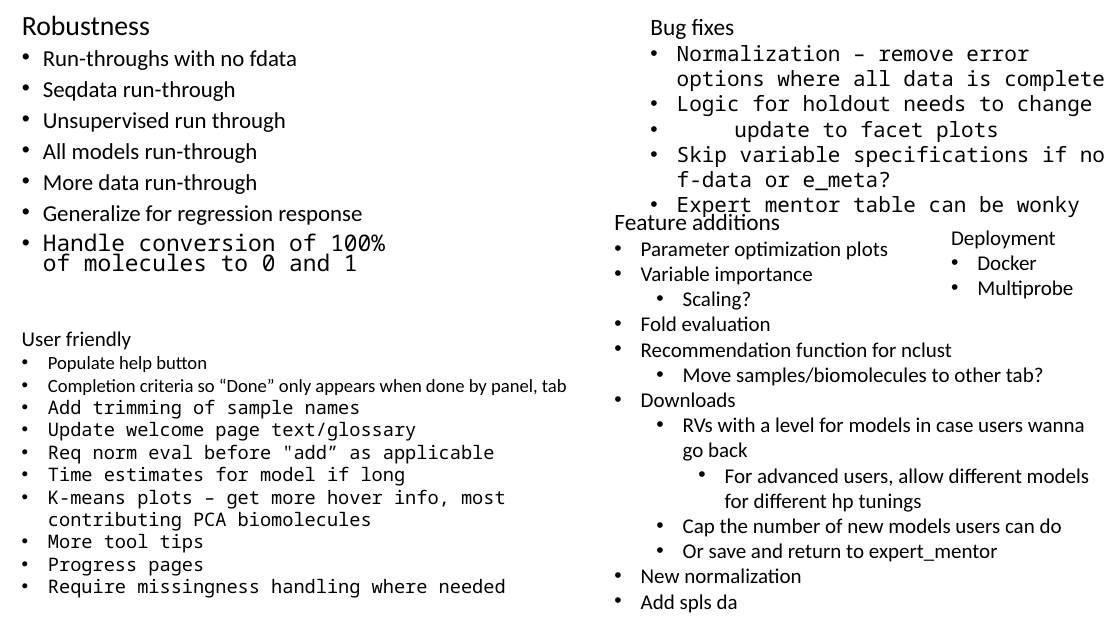
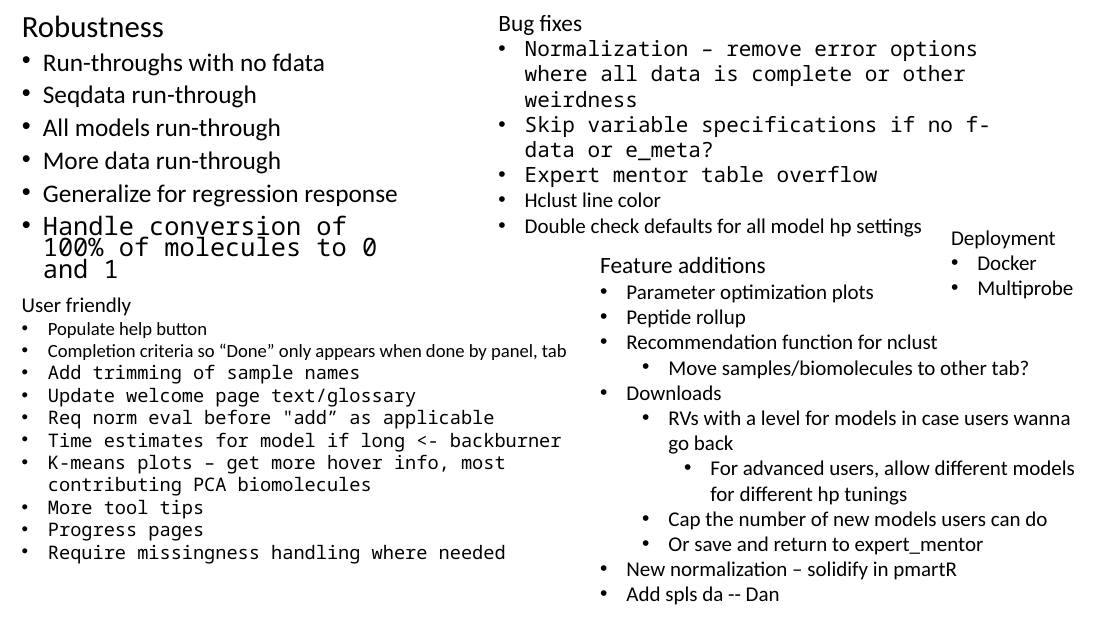
Before and after one commit to pmartR/OmicsMLMentor_ShinyApp, a slide deck: slide 7 of SLOPE_progress.pptx. Drawn at 1120x630 pixels with LibreOffice and Linux fonts; fonts in the diff are those of the drawing. Boxes give left, top, right and bottom in pixels: in the first picture for what was removed or moved away, otherwise in the second. Text is boxed around its words. In the diff, an @@ line names an element or a change of style, - is before the commit and + after.

Commit message:
Cv fold recommendation

```diff
--- a/SLOPE_progress.pptx
+++ b/SLOPE_progress.pptx
@@ text "Robustness" at [22,15,397,279]: size 23.8 to 26.4 pt in "Robustness"; size 19.6 to 21.7 pt @@
@@ text "Bug fixes": place and size @@
-text "Bug fixes" at [650,19,1105,219]
+text "Bug fixes" at [498,15,991,237]
@@ text at [525,40,978,108]: text changed @@
-• Normalization – remove error options where all data is complete
-• Logic for holdout needs to change
-• update to facet plots
+• Normalization – remove error options where all data is complete or other weirdness
@@ text at [43,112,286,132]: paragraph removed @@
-• Unsupervised run through
@@ text at [525,166,922,237]: text changed; font Noto Sans Mono to Calibri @@
-• Expert mentor table can be wonky
+• Expert mentor table overflow
+• Hclust line color
+• Double check defaults for all model hp settings
@@ text "Feature additions": place and size @@
-text "Feature additions" at [614,210,1089,613]
+text "Feature additions" at [600,256,1075,605]
@@ text "User friendly": place and size @@
-text "User friendly" at [22,331,567,598]
+text "User friendly" at [22,297,567,564]
@@ text at [626,309,746,328]: text changed @@
-• Variable importance
-  • Scaling?
-• Fold evaluation
+• Peptide rollup
@@ text at [48,432,562,452]: text changed @@
-• Time estimates for model if long
+• Time estimates for model if long <- backburner
@@ text at [626,561,957,605]: text changed @@
-• New normalization
-• Add spls da
+• New normalization – solidify in pmartR
+• Add spls da -- Dan
```
Also in this commit, not shown: 4 other slides changed, 13 other files.
